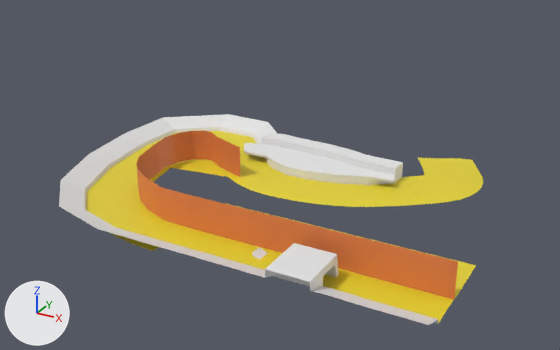
A saved change to the Blender file Assets/Scenes/Scene_2/Scene_2.blend.
Both versions are drawn from a 50 mm camera at (107.0, -384.0, 255.0) aimed at (-219.0, 208.0, -41.0). Lighting does not change. The marker at lower left points along +X, +Y and +Z.
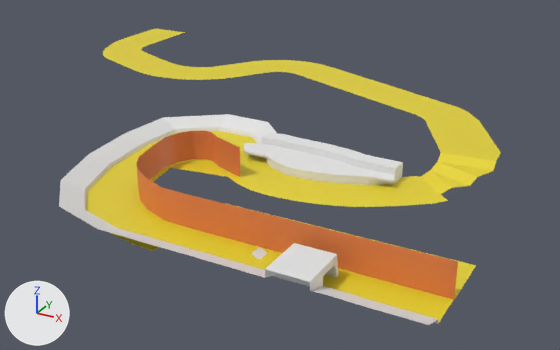
Boxes [x1, y1, x2, y2] around the edits, measured in the pictures (560 x 350 px):
'Curve_1.001', reshaped (9% narrower): before [86, 131, 483, 251]; after [86, 131, 448, 251]
'Curve_1.002', added (yellow): after [103, 28, 501, 153]
'Curve_1.003', added (yellow): after [420, 152, 500, 194]
part 1 of me_beziercurve_001, cut back: before [414, 157, 483, 203]; after [414, 176, 448, 203]

Patch to the scene script:
```diff
--- a/Assets/Scenes/Scene_2/Scene_2.blend.py
+++ b/Assets/Scenes/Scene_2/Scene_2.blend.py
@@ me_beziercurve_001 @@
 # used by ob_curve_1_001; location = (0.0, 0.0, 0.0)
-me_beziercurve_001.from_pydata(...)  # 586 vertices, 521 faces; spans x -313.0..-24.0, y -27.0..237.0, z -1.0..1.0
+me_beziercurve_001.from_pydata(...)  # 502 vertices, 449 faces; spans x -313.0..-39.0, y -27.0..193.0, z -1.0..1.0
+# me_beziercurve_001 part 1
+# 86 vertices are removed from x -88.0..-24.0, y 146.0..237.0, z -1.0..1.0
+# 74 faces are deleted
+# 2 vertices are added at (-73.0, 179.0, 0.0), (-39.0, 146.0, 0.0)
+# 2 new faces join them
 me_beziercurve_001.materials.append(mat_yellow)
@@ me_beziercurve_003 @@
+me_beziercurve_003.from_pydata(...)  # 186 vertices, 150 faces; spans x -544.0..-20.0, y 201.0..448.0, z 15.0
+me_beziercurve_003.materials.append(mat_yellow)  # yellow #e7d42d
@@ me_beziercurve_002 @@
+me_beziercurve_002.from_pydata(...)  # 39 vertices, 30 faces; spans x -72.5..-18.1, y 153.8..224.6, z 0.0..14.9
+me_beziercurve_002.materials.append(mat_yellow)  # yellow #e7d42d
@@ ob_curve_1_002 @@
+ob_curve_1_002 = bpy.data.objects.new('Curve_1.002', me_beziercurve_003)
+ob_curve_1_002.location = (0.0, 0.0, 0.0)
@@ ob_curve_1_003 @@
+ob_curve_1_003 = bpy.data.objects.new('Curve_1.003', me_beziercurve_002)
+ob_curve_1_003.location = (0.0, 0.0, 0.0)
```
